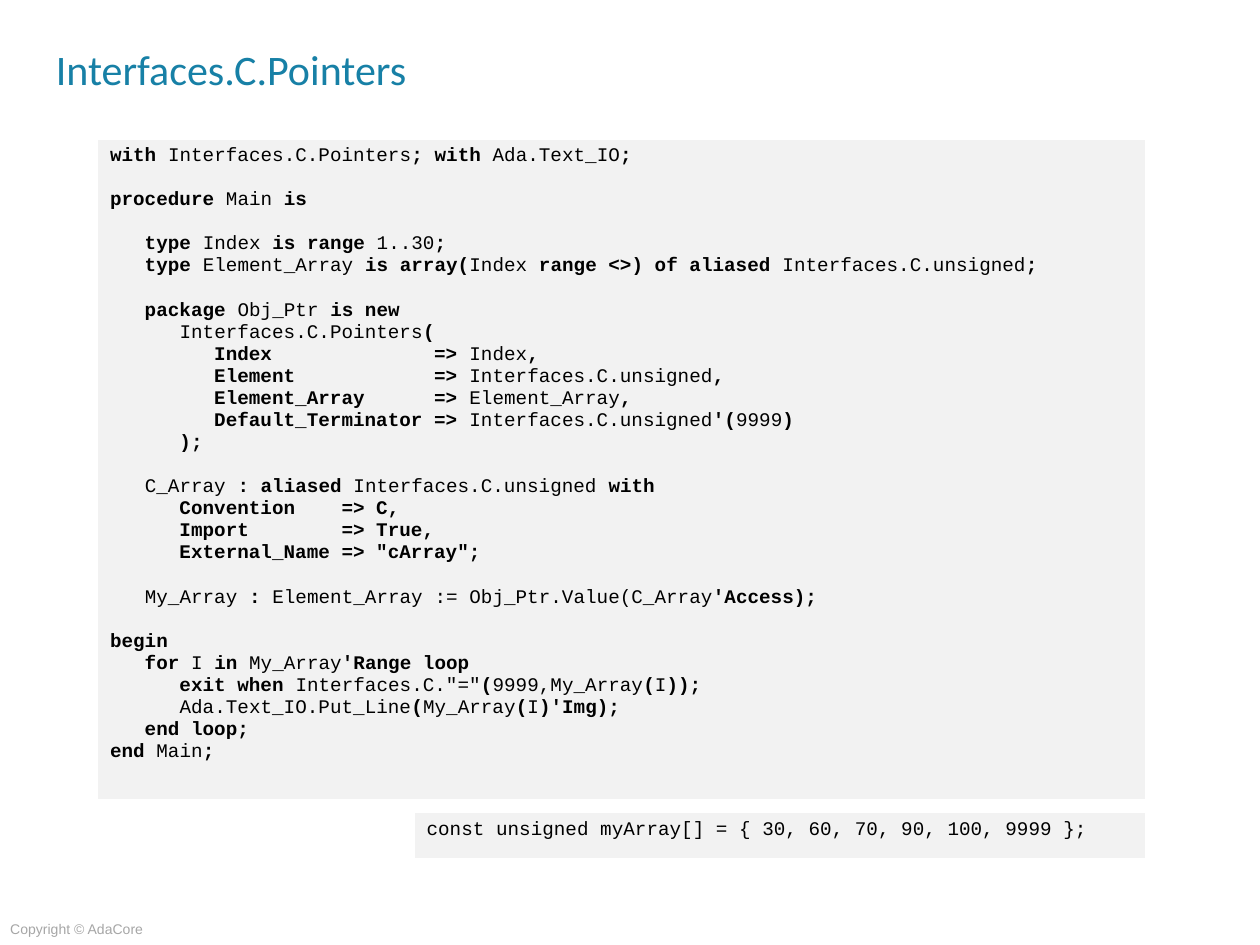
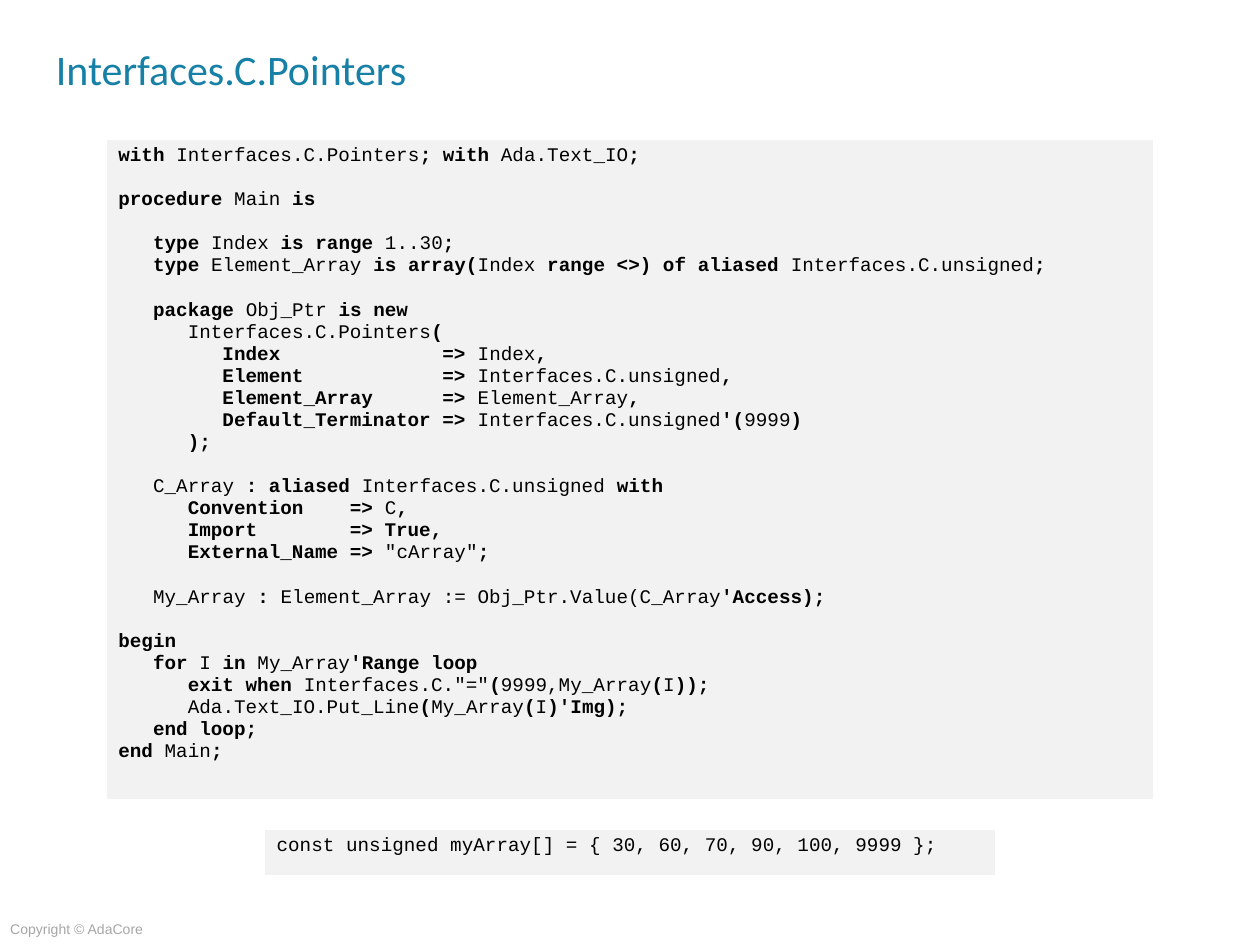
Before and after one commit to AdaCoreU/Courses, a slide deck: slide 11 of lectures/04_Mixed_Language_Programming_In_Ada/02_Ada_and_C/Slides/02_Ada_And_C.pptx. Drawn at 1260x945 pixels with LibreOffice and Linux fonts; fonts in the diff are those of the drawing; background and template pictures are left out. Boxes give left, top, right and bottom in pixels: in the first picture for what was removed or moved away, otherwise in the second. Text is boxed around its words. In the diff, an @@ line names an element or a change of style, - is before the commit and + after.

```diff
--- a/lectures/04_Mixed_Language_Programming_In_Ada/02_Ada_and_C/Slides/02_Ada_And_C.pptx
+++ b/lectures/04_Mixed_Language_Programming_In_Ada/02_Ada_and_C/Slides/02_Ada_And_C.pptx
@@ table at bbox=[106, 139, 1154, 800] @@
@@ bold off in "C,", ""cArray";" @@
@@ table: place and size @@
-table at bbox=[97, 139, 1145, 800]
+table at bbox=[106, 139, 1154, 800]
@@ table: place and size @@
-table at bbox=[415, 813, 1147, 859]
+table at bbox=[265, 829, 997, 876]
```
Also in this commit, not shown: 27 other slides changed, 1 other file.
